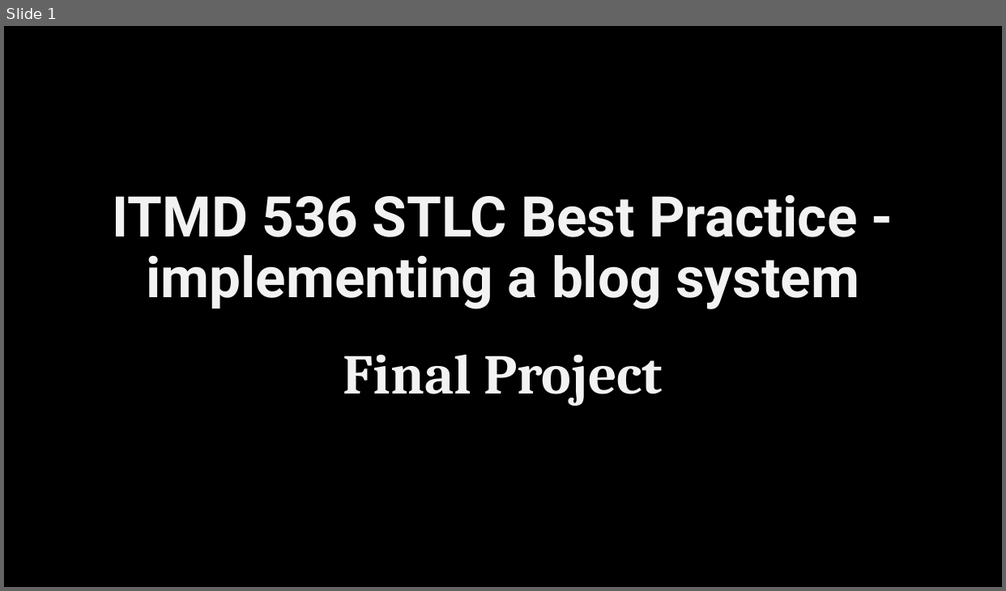
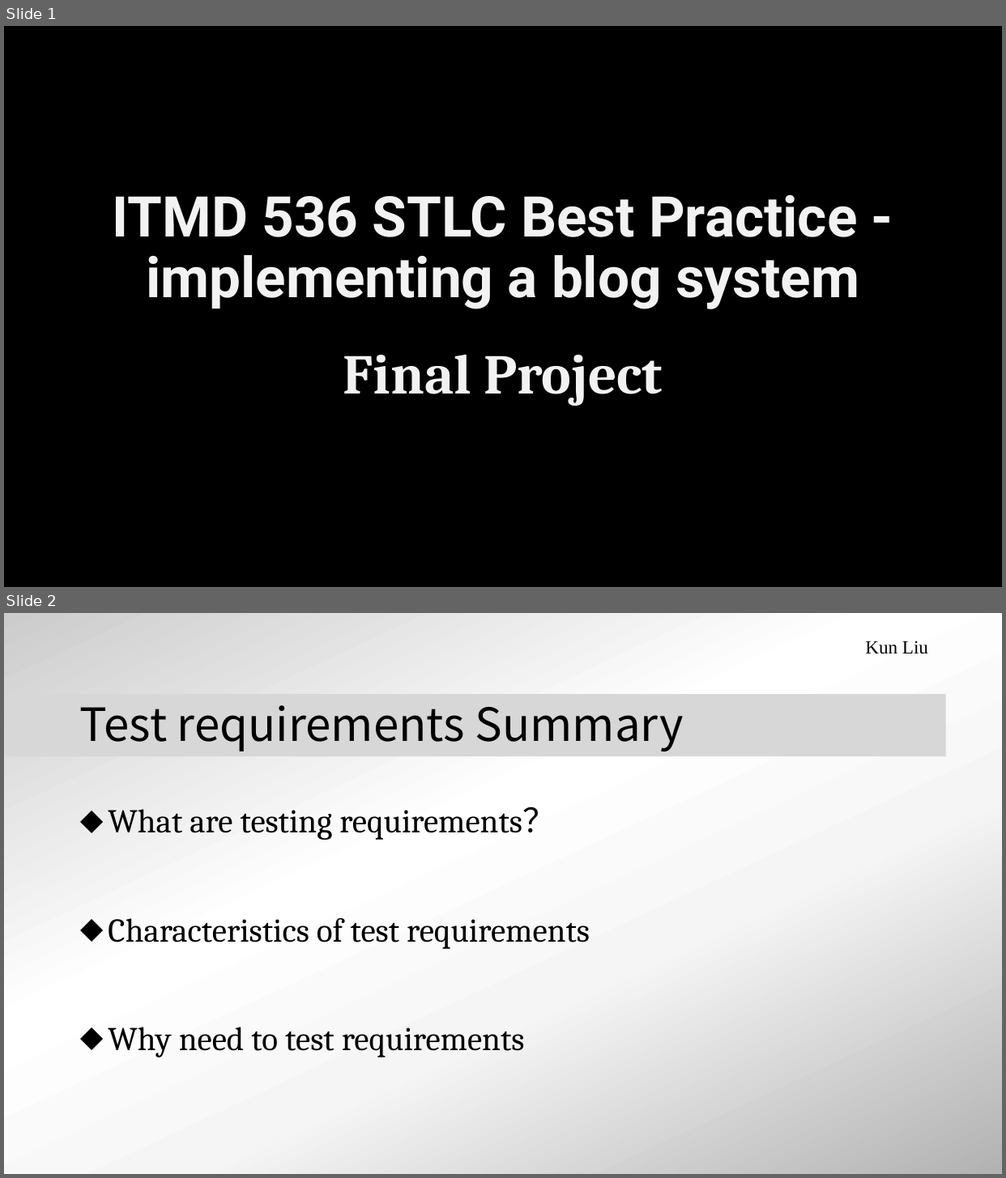
Before and after one commit to tubzby/itmd536, a slide deck: doc/STLC Best Practice - implementing a blog system.pptx. Shown one above the other, each under a label of ours: slide 1 before the commit, slides 1 and 2 after it. The pictures are 1006x591 and 1006x1178 pixels, drawn with LibreOffice and Linux fonts; fonts in the diff are those of the drawing; background and template pictures are left out. Boxes give left, top, right and bottom in pixels: in the first picture for what was removed or moved away, otherwise in the second. Text is boxed around its words. In the diff, an @@ line names an element or a change of style, - is before the commit and + after.

Commit message:
add requirement specification v1.0.2

```diff
--- a/doc/STLC Best Practice - implementing a blog system.pptx
+++ b/doc/STLC Best Practice - implementing a blog system.pptx
@@ slide 2 added at bbox=[4, 613, 1002, 1174], background gradient #B2B2B2 to #F5F5F5 to #FFFFFF to #CCCCCC; not listed: 1 template element that a slide beside it also shows @@
@@ text added at bbox=[865, 641, 928, 654], 18 pt, text #000000 @@
+Kun Liu
@@ title added at bbox=[80, 705, 684, 752], 44 pt, text #000000 @@
+Test requirements Summary
@@ text added at bbox=[108, 807, 590, 1058], 32 pt, text #000000 @@
+⬥ What are testing requirements？
+⬥ Characteristics of test requirements
+⬥ Why need to test requirements
```
Also in this commit, not shown: 5 other slides added, 5 slides removed, 5 other files.
